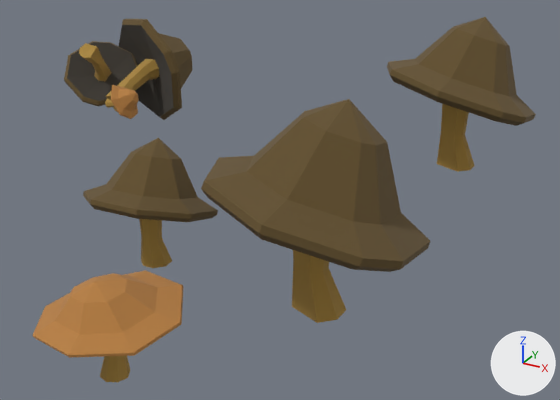
Two versions of the Blender file Models/Blend/Foods/Mushroom.blend, one commit apart.
Before and after are seen from a 50 mm camera at (4.6, -16.9, 6.5) aimed at (-2.77, -3.5, -0.2). The lights are fixed; the arrows at lower right show +X, +Y and +Z.

The first picture shows 'Mushroom node', 'Mushroom node.001', 'Mushrooms'.
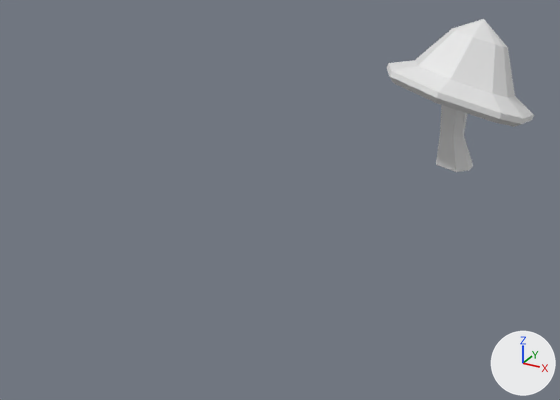
Commit message: improved mushrooms

What differs and where, as boxes (x1, y1, x2, y2) in the pictures (560 x 400 px; the box of a moved part takes in the faces that stretch with it):
'Mushroom node.001', reshaped, moved, rescaled (63% narrower, 46% shorter)
    before: (33, 99, 431, 382)
    after: (387, 19, 534, 172)
'Mushroom node', deleted
    before: (387, 17, 536, 172)
'Mushrooms', deleted
    before: (64, 19, 192, 120)
part 1 of me_circle_000, moved or reshaped
    before: (201, 99, 431, 323)
    after: (387, 19, 534, 172)
part 2 of me_circle_000, deleted (brown)
    before: (33, 270, 183, 382)
part 3 of me_circle_000, deleted (brown)
    before: (83, 138, 218, 268)

The edits, one by one:
me_circle_000 has 219 vertices, 238 faces and spans x -2.32..0.86, y -2.09..0.85, z -0.06..1.8.
me_circle_000 is used by ob_mushroom_node_001; location (0.0, -7.25, 0.0); scale (1.86, 1.86, 1.86).
me_circle_000 no longer uses material mat_vertex_col.
me_circle_000 part 1: the loose piece of 71 vertices spanning x -0.98..0.86, y -0.99..0.85, z -0.03..1.8 is moved by (-0.01, 0.0, -0.88).
me_circle_000 part 2: the loose piece of 74 vertices spanning x -1.49..-0.39, y -2.09..-0.98, z -0.06..0.76 is deleted.
me_circle_000 part 3: the loose piece of 74 vertices spanning x -2.32..-1.13, y -0.6..0.54, z -0.02..1.17 is deleted.
Object 'Mushroom node.001' (ob_mushroom_node_001) moves from (0.0, -7.25, 0.0) to (0.0, 0.0, 1.61).
Object 'Mushroom node.001' (ob_mushroom_node_001) is rescaled from (1.86, 1.86, 1.86) to (1.84, 1.84, 1.84).
Object 'Mushroom node' (ob_mushroom_node) is deleted.
Object 'Mushrooms' (ob_mushrooms) is deleted.
